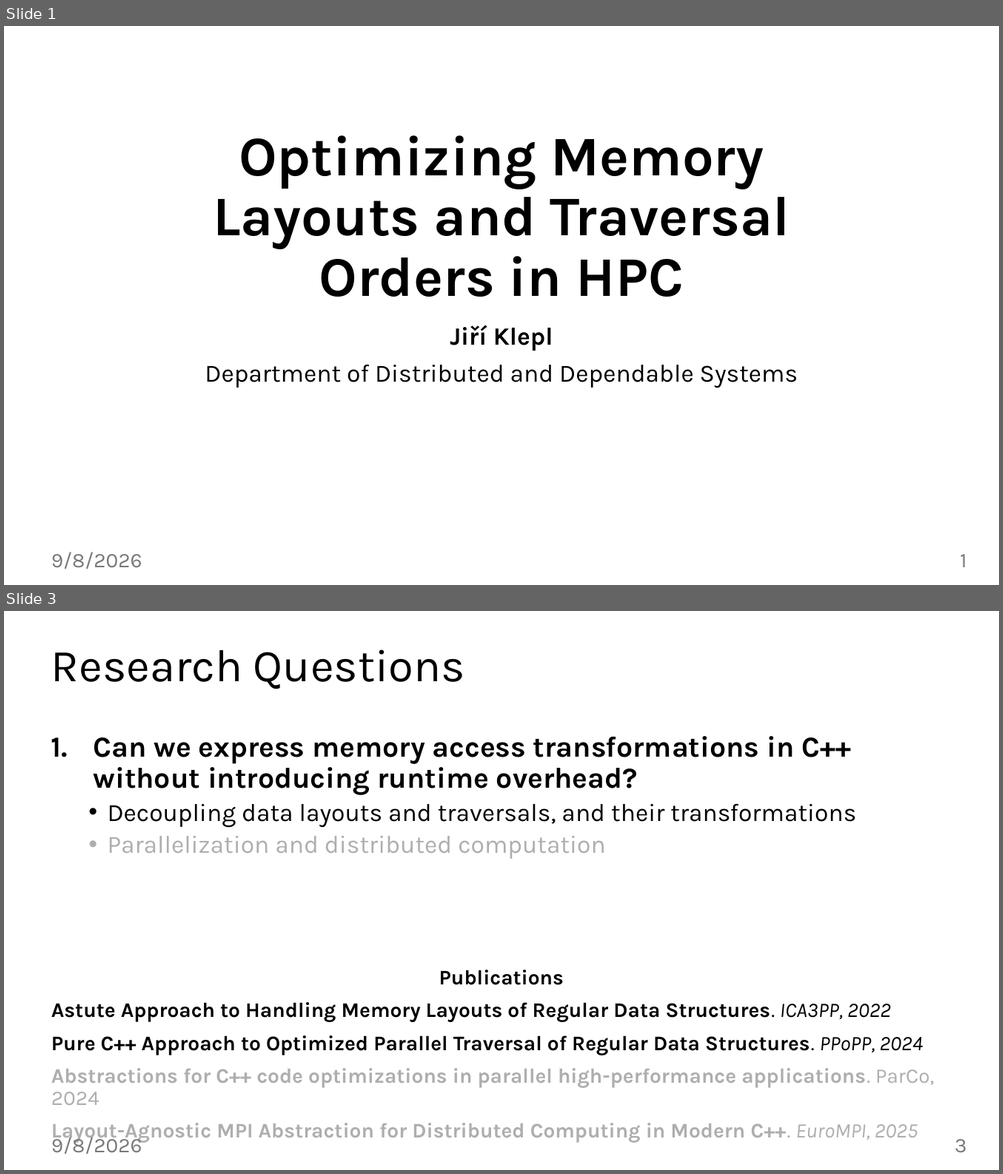
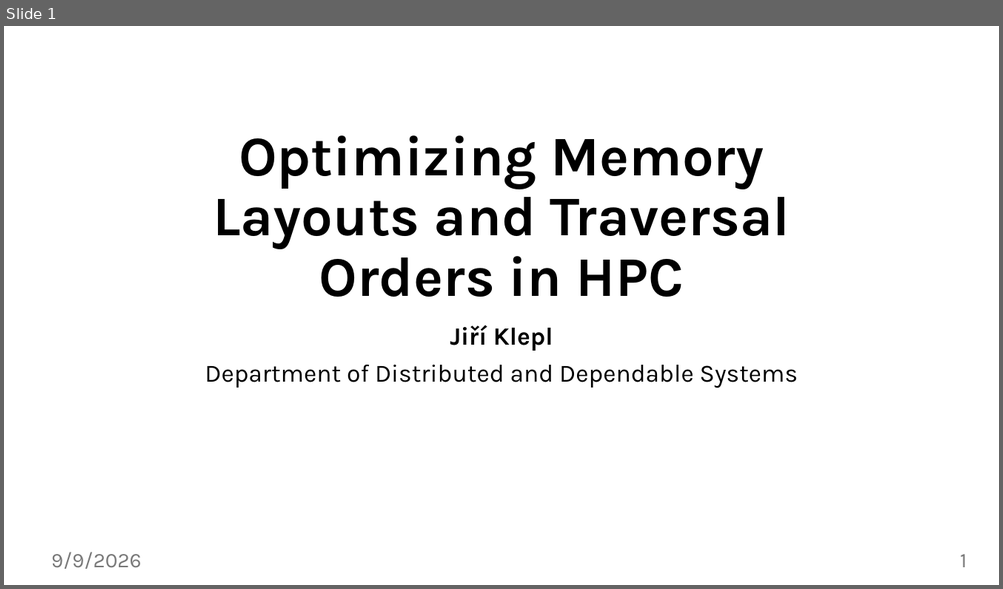
Before and after one commit to jiriklepl/phd-thesis, a slide deck: defense/Optimizing Memory Layouts and Traversal Orders in High-Performance Computing.pptx. Shown one above the other, each under a label of ours: slides 1 and 3 before the commit, slide 1 after it; the slides between them are not shown. The pictures are 1003x1174 and 1003x589 pixels, drawn with LibreOffice and Linux fonts; fonts in the diff are those of the drawing; background and template pictures are left out. Boxes give left, top, right and bottom in pixels: in the first picture for what was removed or moved away, otherwise in the second. Text is boxed around its words. In the diff, an @@ line names an element or a change of style, - is before the commit and + after.

```diff
--- a/defense/Optimizing Memory Layouts and Traversal Orders in High-Performance Computing.pptx
+++ b/defense/Optimizing Memory Layouts and Traversal Orders in High-Performance Computing.pptx
@@ slide 3 removed at (4,611,999,1170), background #FFFFFF @@
@@ title removed at (51,649,465,689) @@
-Research Questions
@@ text removed at (51,736,933,1144) @@
-1. Can we express memory access transformations in C++ without introducing runtime overhead?
-  • Decoupling data layouts and traversals, and their transformations
-  • Parallelization and distributed computation
-Publications
-Astute Approach to Handling Memory Layouts of Regular Data Structures. ICA3PP, 2022
-Pure C++ Approach to Optimized Parallel Traversal of Regular Data Structures. PPoPP, 2024
-Abstractions for C++ code optimizations in parallel high-performance applications. ParCo, 2024
-Layout-Agnostic MPI Abstraction for Distributed Computing in Modern C++. EuroMPI, 2025
@@ text removed at (51,1133,142,1154) @@
-9/8/2026
@@ page number removed at (954,1139,967,1153) @@
-3
@@ slide 1 changed as well @@
@@ text at (51,552,142,569): text changed @@
-9/8/2026
+9/9/2026
```
Also in this commit, not shown: 48 other slides changed, 2 other slides removed.
